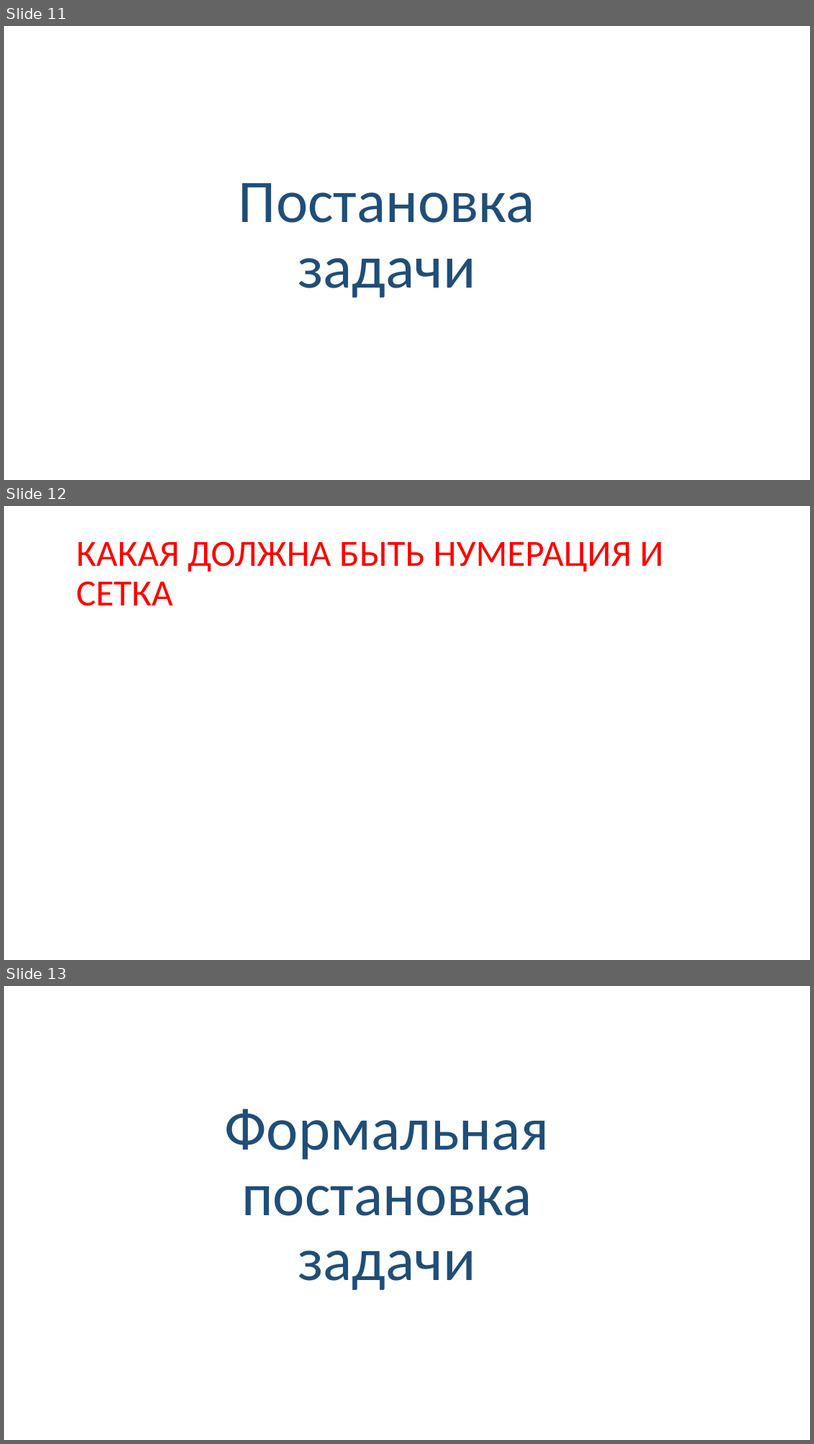
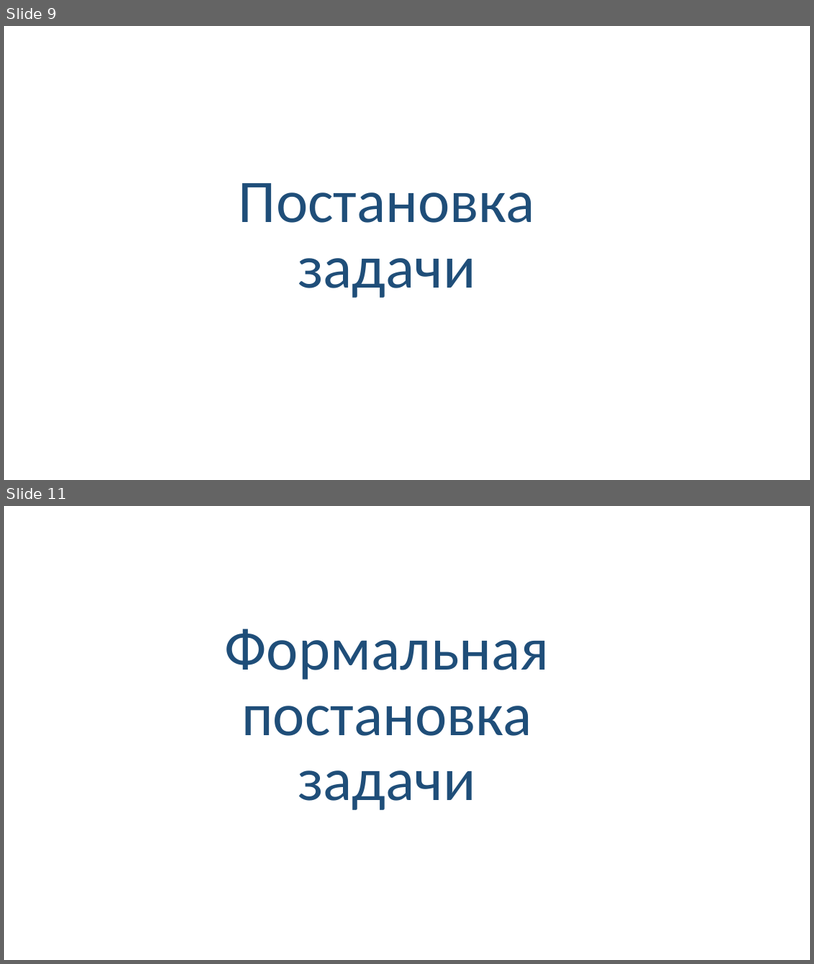
Before and after one commit to Linserous/NumericalGridGeneration, a slide deck: docs/Презентация v0.8.1.pptx. Shown one above the other, each under a label of ours: slides 11, 12 and 13 before the commit, slides 9 and 11 after it; the slides between them are not shown. The pictures are 814x1444 and 814x964 pixels, drawn with LibreOffice and Linux fonts; fonts in the diff are those of the drawing. Boxes give left, top, right and bottom in pixels: in the first picture for what was removed or moved away, otherwise in the second. Text is boxed around its words. In the diff, an @@ line names an element or a change of style, - is before the commit and + after.

```diff
--- a/docs/Презентация v0.8.1.pptx
+++ b/docs/Презентация v0.8.1.pptx
@@ slide 12 removed at [4,506,810,960], background #FFFFFF @@
@@ title removed at [76,541,664,606] @@
-КАКАЯ ДОЛЖНА БЫТЬ НУМЕРАЦИЯ И СЕТКА
@@ what was slide 11 is now slide 9 @@
@@ what was slide 13 is now slide 11 @@
```
Also in this commit, not shown: 1 slide added.
